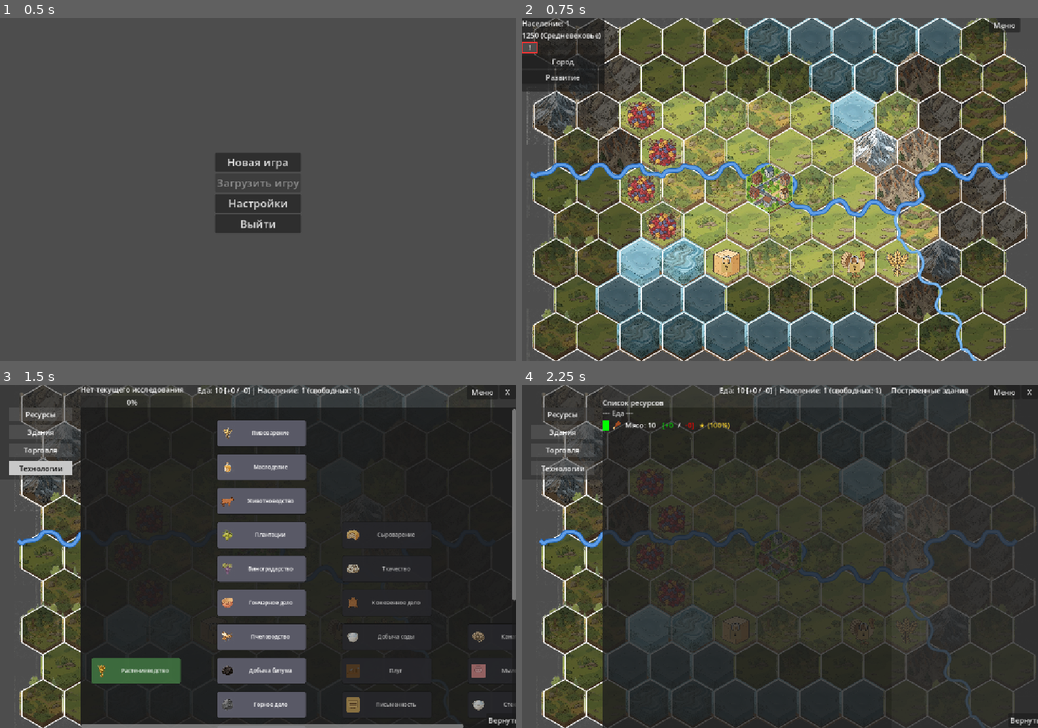
Above: before the commit, frames 1-4 (two rows, left to right).
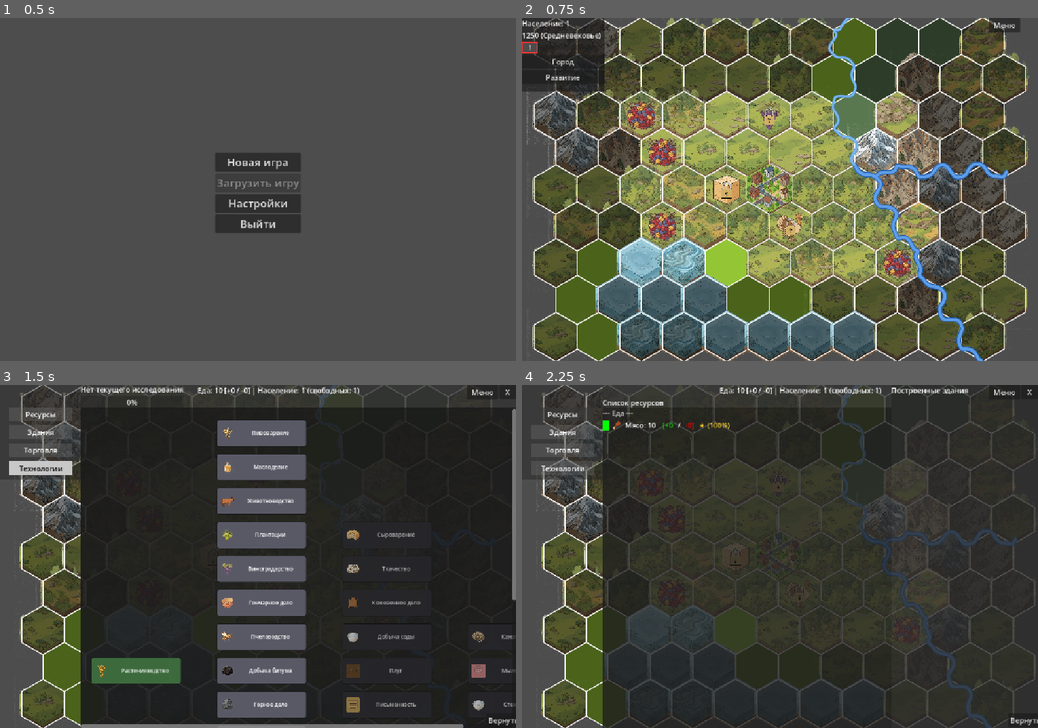
Above: after the commit, the same moments.

Repository: Night-Pryanik/The-City
Game: Godot game, scene res://scenes/main_menu.tscn
Two runs of this game, one before a commit and one after it. Both use one fixed random seed, a clock stepped at 60 frames per second and the inputs below.
Inputs (mouse positions are in pixels of both pictures, inside the frame that each line leads up to):
- Up to frame 1 (0.5 s): no input
- Up to frame 2 (0.75 s): click "Новая игра" at 0.5 s
- Up to frame 3 (1.5 s): click (10, 415) at 1.25 s
- Up to frame 4 (2.25 s): click "Ресурсы" at 2 s

Frame 1 is identical in both runs. In frame 2, 28% of the frame differs, in the area x 1-99%, y 0-100%; in frame 3, 2.1%; in frame 4, 4.5%.

Commit message:
Добавлены болота (могут спавниться в любом месте) и марши (выглядят как те же болота, но только вокруг озер и только с тростником поверх)

Diff:
--- a/data/covers.json
+++ b/data/covers.json
@@ -16,6 +16,14 @@
       "alpha": 0.9,
       "move_cost_bonus": 0,
       "icons": [ "forest_1.png", "forest_2.png", "forest_3.png" ]
+    },
+    {
+      "id": "reeds",
+      "name": "Тростник",
+      "color": [ 154, 205, 50 ],
+      "alpha": 0.9,
+      "move_cost_bonus": 0,
+      "icons": [ "reeds_1.png", "reeds_2.png", "reeds_3.png" ]
     }
   ]
 }
--- a/data/map_config.json
+++ b/data/map_config.json
@@ -19,10 +19,11 @@
     // terrain_density — доля центров каждого типа (сумма ≈ 1.0).
     "target_cluster": 22,
     "terrain_density": {
-      "plain": 0.45,
+      "plain": 0.40,
       "hill": 0.25,
       "lake": 0.10,
-      "mountain": 0.20
+      "mountain": 0.20,
+      "swamp": 0.05
     },
 
     // --- Генерация рек ---
--- a/data/resources/minerals.json
+++ b/data/resources/minerals.json
@@ -113,8 +113,8 @@
       "group": "minerals",
       "subgroup": "",
       "tech_required": "pottery",
-      "allowed_terrain": [ "plain" ],
-      "allowed_cover": [ "none", "sparse_forest", "forest" ],
+      "allowed_terrain": [ "plain", "swamp" ],
+      "allowed_cover": [ "none", "sparse_forest", "forest", "reeds" ],
       "improved_by": "clay_pit",
       "produces": { "clay": 1 },
       "icon": "clay.png",
--- a/data/terrains/terrains.json
+++ b/data/terrains/terrains.json
@@ -36,6 +36,16 @@
       "work_cost_mult": 1.0,
       "icons": [ "lake_1.png", "lake_2.png" ],
       "cover_chance": { "none": 100 }
+    },
+    {
+      "id": "swamp",
+      "name": "Болото",
+      "color": [ 90, 120, 80 ],
+      "move_cost": 2,
+      "expansion_cost": 100,
+      "work_cost_mult": 2.0,
+      "icons": [ "swamp_1.png", "swamp_2.png", "swamp_3.png" ],
+      "cover_chance": { "none": 40, "sparse_forest": 15, "forest": 15, "reeds": 30 }
     }
   ]
 }
--- a/scripts/map_generator.gd
+++ b/scripts/map_generator.gd
@@ -86,8 +86,35 @@
             return 0.10
         "mountain":
             return 0.20
+        "swamp":
+            return 0.05
         _:
             return 0.05
+
+# Пост-обработка после Вороного: превращает часть равнинных гексов вокруг
+# озёр в болота (марши). Кольцо шириной в 1 гекс — перебираем только
+# непосредственных соседей каждого озера. Каждый такой сосед-равнина
+# становится болотом с шансом ~40-50% (MARSH_CHANCE). Гексы помечаются
+# временным флагом _is_marsh, чтобы генерация покрова принудительно
+# поставила им cover = "reeds" (тростник).
+const MARSH_CHANCE := 0.45
+
+func _apply_marshes(tile_data: Array, rows: int, cols: int) -> void:
+    var lake_hexes: Array = []
+    for r in range(rows):
+        for c in range(cols):
+            if tile_data[r][c].get("terrain", "plain") == "lake":
+                lake_hexes.append({"row": r, "col": c})
+
+    for lake in lake_hexes:
+        var neighbors = HexUtils.get_neighbors_odd_r(lake.row, lake.col, rows, cols)
+        for n in neighbors:
+            var tile = tile_data[n.row][n.col]
+            if tile.get("terrain", "plain") != "plain":
+                continue
+            if randf() < MARSH_CHANCE:
+                tile["terrain"] = "swamp"
+                tile["_is_marsh"] = true
 
 func generate_map(rows: int, cols: int, city_row: int, city_col: int, raw_res: Dictionary, terrain_counts: Dictionary) -> Array:
     var t0 = Time.get_ticks_msec()
@@ -139,6 +166,13 @@
             if lake_tiles >= 3:
                 break
 
+    # --- МАРШИ (пост-обработка после Вороного) ---
+    # Вокруг каждого озера с шансом ~40-50% соседние равнинные гексы
+    # превращаются в болота (марши) — кольцо шириной в 1 гекс. Такие гексы
+    # помечаются временным флагом _is_marsh, чтобы при генерации покрова
+    # принудительно получить cover = "reeds" (тростник).
+    _apply_marshes(tile_data, rows, cols)
+
     # --- УНИКАЛЬНЫЕ ТИПЫ МЕСТНОСТИ ---
     # Размещаются ПОСЛЕ Вороного, но ДО генерации покрова и ресурсов.
     # Универсальная функция place_unique_terrains сама итерирует по всем
@@ -150,11 +184,15 @@
     place_unique_terrains(tile_data, rows, cols, city_row, city_col)
 
     # --- Покров (cover): генерируем ПОСЛЕ рельефа, с учётом terrain ---
+    # Гексы маршей (помеченные _is_marsh) принудительно получают тростник.
     var t_cover = Time.get_ticks_msec()
     for row in range(rows):
         for col in range(cols):
             var terrain_id = tile_data[row][col]["terrain"]
-            tile_data[row][col]["cover"] = _roll_cover(terrain_id)
+            if tile_data[row][col].get("_is_marsh", false):
+                tile_data[row][col]["cover"] = "reeds"
+            else:
+                tile_data[row][col]["cover"] = _roll_cover(terrain_id)
 
     # Мультиииндекс свободных гексов по (terrain, cover) — для быстрого
     # размещения ресурсов без полного сканирования карты на каждый ресурс.
--- a/scripts/map_tooltip.gd
+++ b/scripts/map_tooltip.gd
@@ -31,7 +31,8 @@
 
 	var cover_name_lower = ""
 	if cover_id != "none":
-		cover_name_lower = "Лес".to_lower()
+		# Имя покрова берём из данных (covers.json)
+		cover_name_lower = GameData.covers.get(cover_id, {}).get("name", cover_id).to_lower()
 	var terrain_with_cover = terrain_name
 	if cover_name_lower != "":
 		terrain_with_cover = "%s, %s" % [terrain_name, cover_name_lower]
Not shown, changed: docs.md
